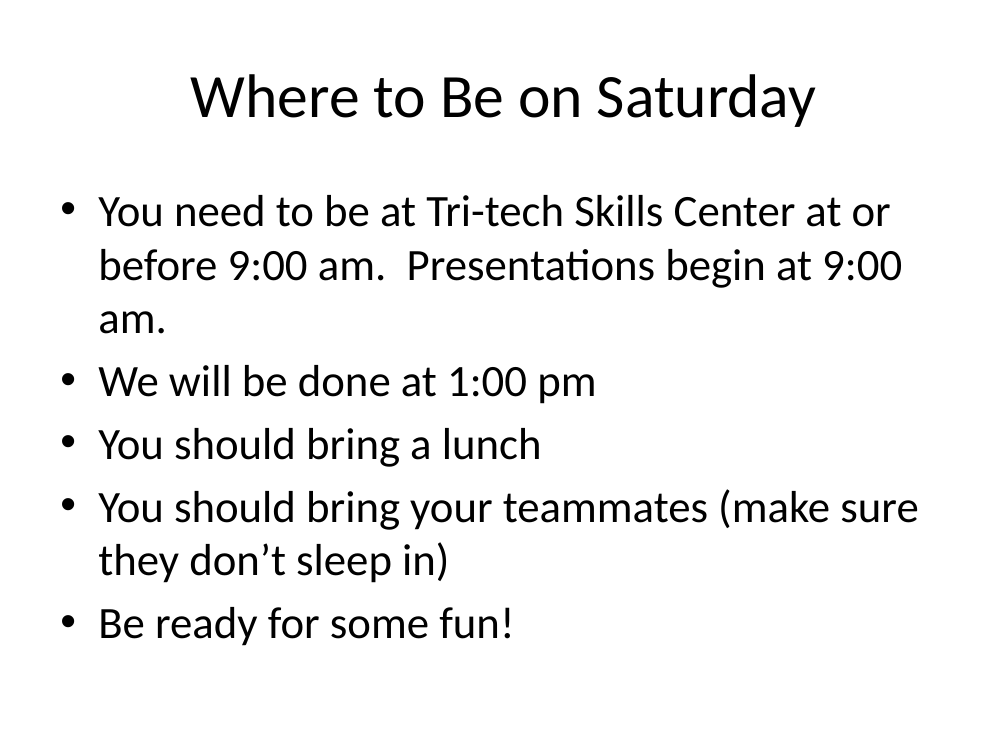
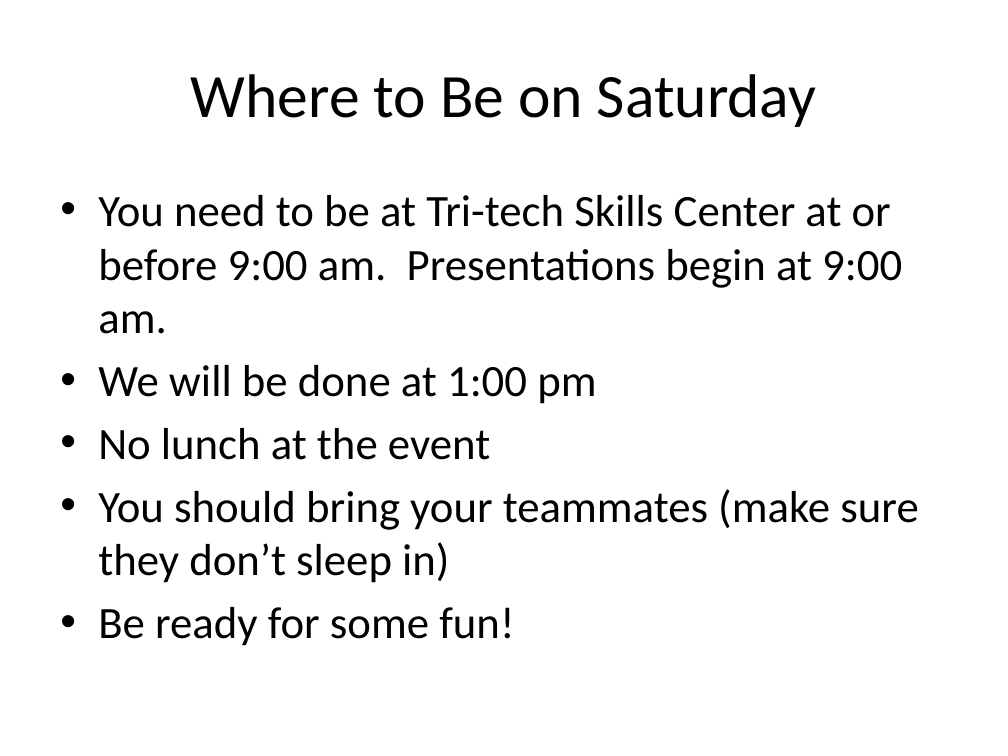
Before and after one commit to ByteFest/ByteFest-Spring-2015, a slide deck: slide 8 of Open Coding Challenge/ByteFest 2015 Spring Open Coding Session.pptx. Drawn at 1008x756 pixels with LibreOffice and Linux fonts; fonts in the diff are those of the drawing. Boxes give left, top, right and bottom in pixels: in the first picture for what was removed or moved away, otherwise in the second. Text is boxed around its words. In the diff, an @@ line names an element or a change of style, - is before the commit and + after.

Commit message:
Small Change on No Lunch

```diff
--- a/Open Coding Challenge/ByteFest 2015 Spring Open Coding Session.pptx
+++ b/Open Coding Challenge/ByteFest 2015 Spring Open Coding Session.pptx
@@ text at (98, 428, 490, 460): text changed @@
-• You should bring a lunch
+• No lunch at the event
```
